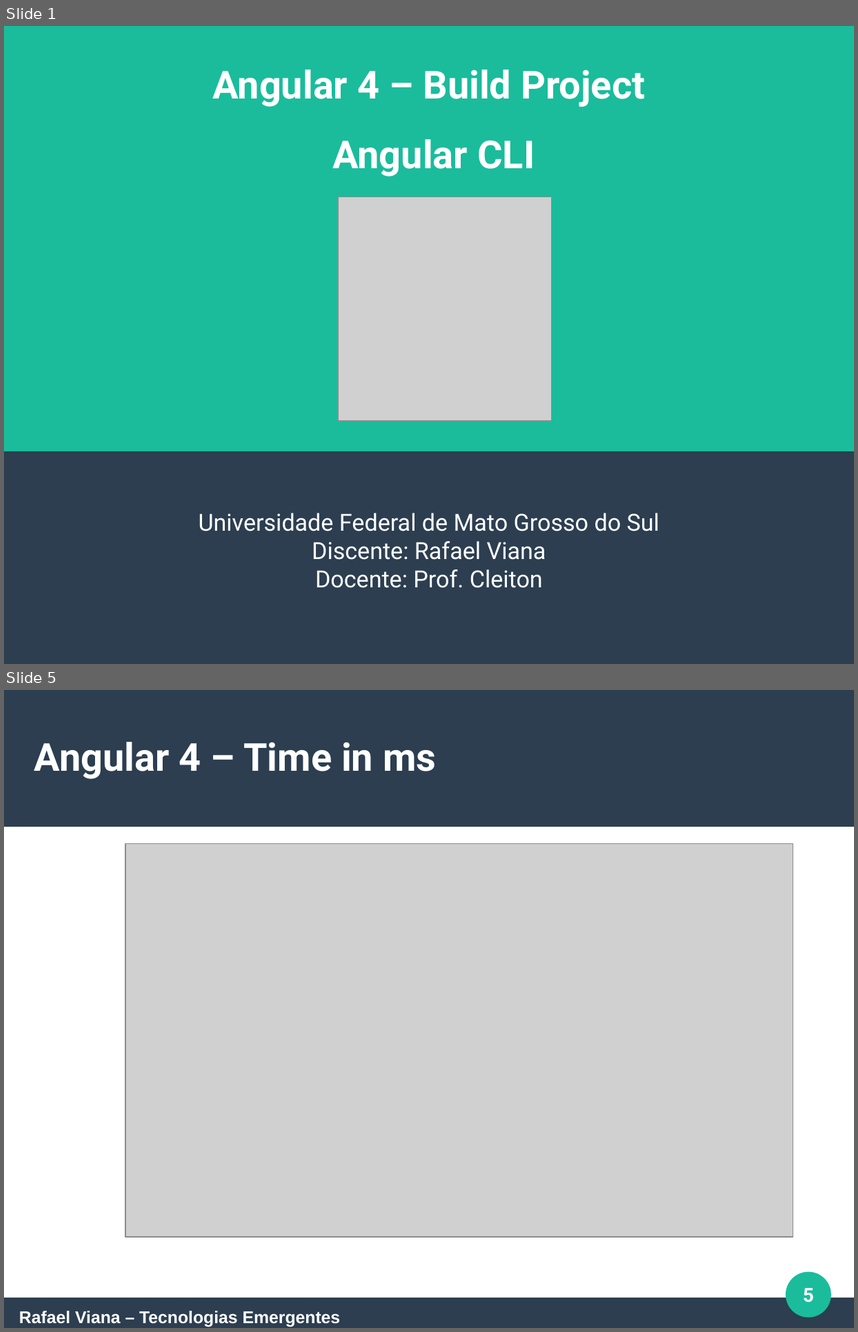
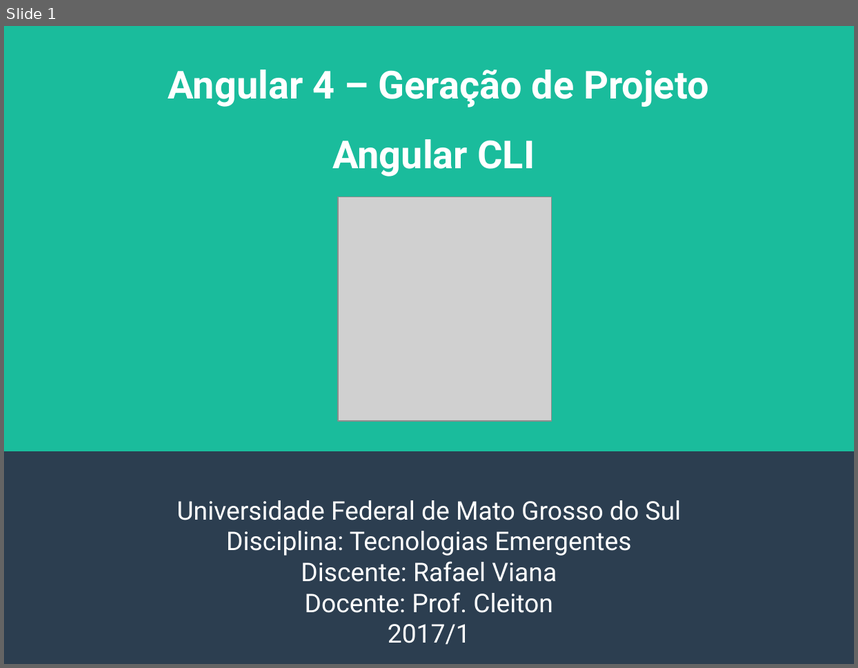
Before and after one commit to rafaelgov95/TE, a slide deck: Apresentação/Angular-4.odp. Shown one above the other, each under a label of ours: slides 1 and 5 before the commit, slide 1 after it; the slides between them are not shown. The pictures are 858x1332 and 858x668 pixels, drawn with LibreOffice and Linux fonts; fonts in the diff are those of the drawing; grey boxes stand for pictures. Boxes give left, top, right and bottom in pixels: in the first picture for what was removed or moved away, otherwise in the second. Text is boxed around its words. In the diff, an @@ line names an element or a change of style, - is before the commit and + after.

```diff
--- a/Apresentação/Angular-4.odp
+++ b/Apresentação/Angular-4.odp
@@ slide 5 removed at [4,690,854,1328], background #FFFFFF @@
@@ rectangle removed at [4,690,854,827] @@
@@ title removed at [34,742,436,779] @@
-Angular 4 – Time in ms
@@ picture removed at [125,843,793,1236] @@
@@ ellipse removed at [786,1272,832,1317] @@
@@ page number removed at [803,1288,814,1302] @@
-5
@@ rectangle removed at [4,1297,854,1327] @@
@@ text removed at [19,1310,341,1327] @@
-Rafael Viana – Tecnologias Emergentes
@@ slide 1 changed as well @@
@@ title at [168,69,708,176]: text changed @@
-Angular 4 – Build Project
-Angular CLI
+Angular 4 – Geração de Projeto
+Angular CLI
@@ subtitle "Universidade Federal de Mato Grosso ...": place and size @@
-subtitle "Universidade Federal de Mato Grosso ..." at [199,512,660,588]
+subtitle "Universidade Federal de Mato Grosso ..." at [177,500,681,644]
@@ subtitle at [177,500,681,612]: size 22 to 24 pt in "Universidade Federal de Mato Grosso do Sul", "Discente: Rafael Viana", "Docente: Prof. Cleiton" @@
@@ subtitle at [226,530,631,555]: paragraph added @@
+Disciplina: Tecnologias Emergentes
@@ subtitle at [388,624,470,644]: paragraph added @@
+2017/1
```
Also in this commit, not shown: 3 other slides changed, 14 slides added, 1 other slide removed, 1 other file.
